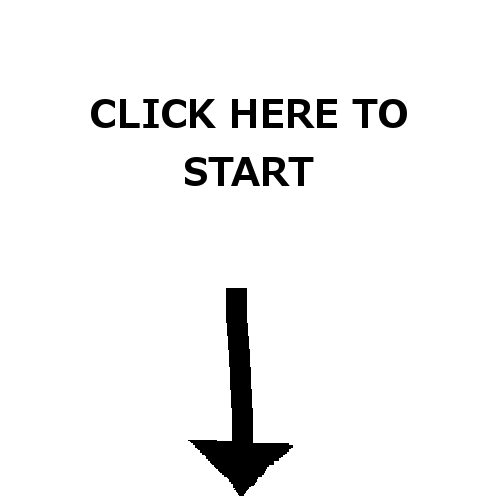
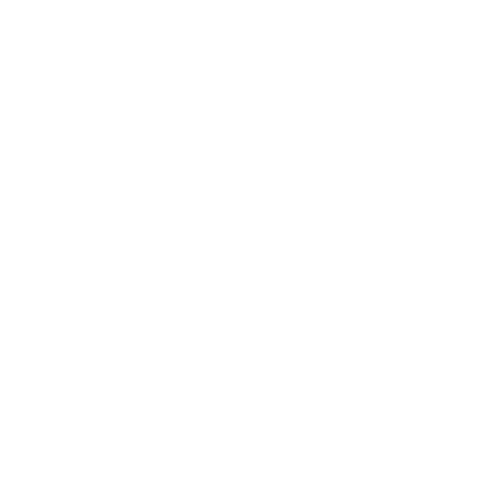
Comparing the layer stacks of the two 500 × 500 images. Changes:
painted on "CLICK HERE TO START ..." over [91, 99, 407, 186]
painted on "Layer" over [188, 288, 293, 496]
